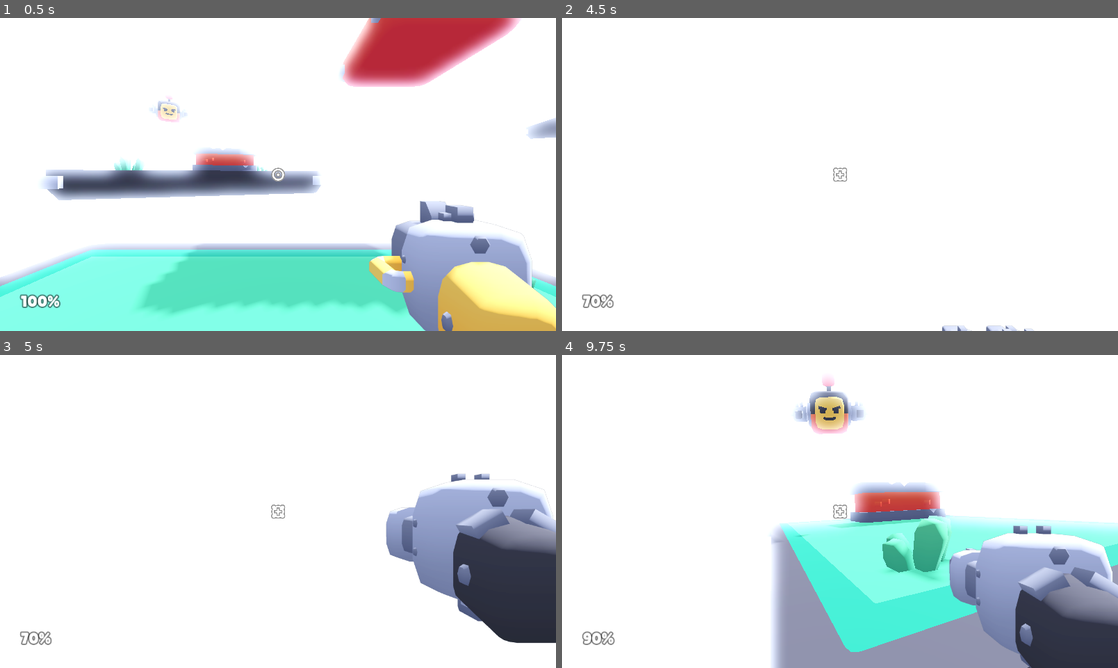
Above: before the commit, frames 1-4 (two rows, left to right).
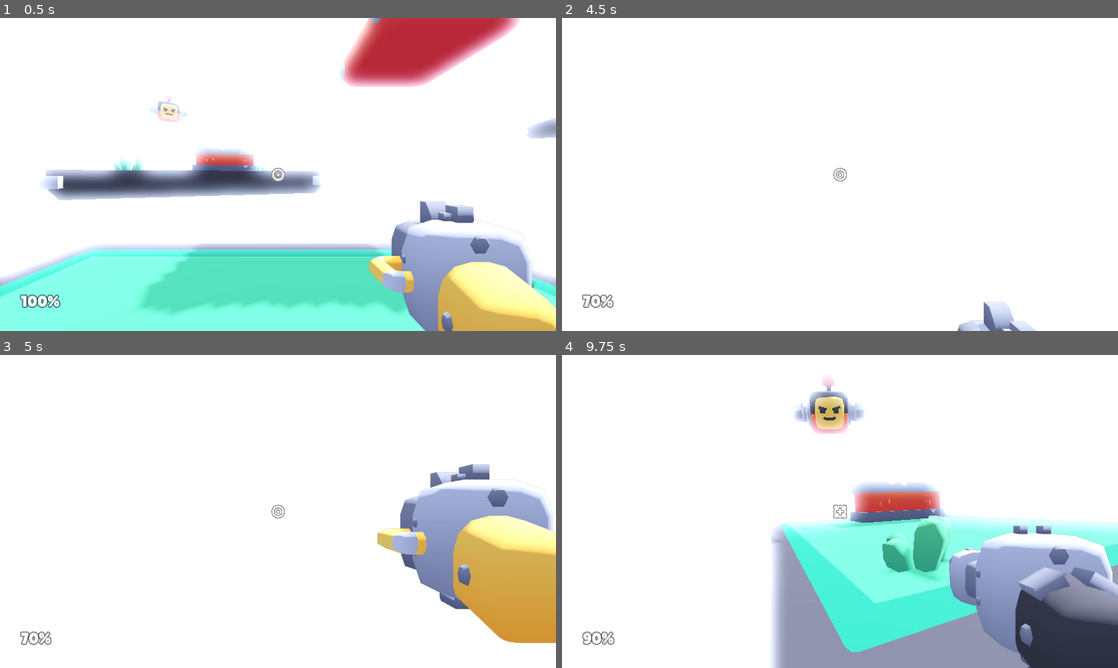
Above: after the commit, the same moments.

Repository: MarlonGamez/fps
Game: Godot game, scene res://scenes/main.tscn
The game is run twice, just before and just after one commit, with the same random seed, the same clock (stepped at 60 frames per second) and the same inputs.
Inputs (mouse positions are in pixels of both pictures, inside the frame that each line leads up to):
- Up to frame 1 (0.5 s): no input
- Up to frame 2 (4.5 s): move the mouse to (867, 174) at 0.52 s; hold W (move_forward) from 0.53 s (still down); click (867, 174) at 0.6 s; tap Space (jump) at 0.77, 1.52, 3.02, 3.77 s; move the mouse to (812, 174) at 1.27 s; tap E (weapon_toggle) at 1.35, 2.85, 4.35 s; move the mouse to (851, 168) at 2.02 s; click (851, 168) at 2.1 s; move the mouse to (834, 180) at 2.77 s; move the mouse to (878, 177) at 3.52 s; click (878, 177) at 3.6 s; move the mouse to (795, 171) at 4.27 s
- Up to frame 3 (5 s): keep holding W (move_forward); tap Space (jump) at 4.52 s
- Up to frame 4 (9.75 s): move the mouse to (845, 511) at 5.02 s; click (845, 511) at 5.1 s; move the mouse to (817, 505) at 5.77 s; release W (move_forward) at 5.78 s; hold D (move_right) 5.78-6.53 s; tap E (weapon_toggle) at 5.85, 7.35, 8.85 s; tap Space (jump) at 6.02, 6.77, 7.52, 9.02 s; move the mouse to (867, 511) at 6.52 s; hold W (move_forward) 6.53-8.78 s; click (867, 511) at 6.6 s; move the mouse to (812, 511) at 7.27 s; move the mouse to (851, 505) at 8.02 s; click (851, 505) at 8.1 s; move the mouse to (834, 517) at 8.77 s; hold A (move_left) 8.78-9.53 s; move the mouse to (878, 514) at 9.52 s; hold W (move_forward) from 9.53 s (still down); click (878, 514) at 9.6 s

Frame 1 is identical in both runs. In frame 2, 0.7% of the frame differs, in the area x 48-86%, y 47-100%; in frame 3, 8.3%, in the area x 48-100%, y 34-92%; in frame 4, less than 0.1%.

Commit message:
move to a projectile based system

Diff:
--- a/objects/bullet.gd
+++ b/objects/bullet.gd
@@ -1,12 +1,39 @@
-extends Node3D
+extends Area3D
 class_name Bullet
 
 var speed: float
+var grav: float
 var time_spawned: float
 var lifetime: float
+var damage: float
+var spawner_group: String
 
 func _process(delta):
-    position += transform.basis * Vector3(0, 0, -speed) * delta
-    if Time.get_unix_time_from_system() - time_spawned > lifetime:
-        if not is_queued_for_deletion():
-            queue_free()
+	var time_since_spawn: float = Time.get_unix_time_from_system() - time_spawned
+	position += transform.basis * Vector3(0, 0, -speed) * delta
+	position += transform.basis * Vector3(0, -grav, 0) * time_since_spawn * delta
+	if time_since_spawn > lifetime:
+		if not is_queued_for_deletion():
+			queue_free()
+
+func _on_body_entered(body: Node3D):
+	if body.is_in_group(spawner_group):
+		return
+
+	if body.has_method("damage"):
+		body.damage(damage)
+
+	print("Damage!")
+	# Creating an impact animation
+
+	var impact = preload("res://objects/impact.tscn")
+	var impact_instance = impact.instantiate()
+
+	impact_instance.play("shot")
+
+	get_tree().root.add_child(impact_instance)
+
+	impact_instance.position = global_position
+
+	if not is_queued_for_deletion():
+			queue_free()
--- a/objects/bullet.tscn
+++ b/objects/bullet.tscn
@@ -1,12 +1,20 @@
-[gd_scene load_steps=3 format=3 uid="uid://bbsfuir4lsstp"]
+[gd_scene load_steps=4 format=3 uid="uid://bbsfuir4lsstp"]
 
 [ext_resource type="Script" path="res://objects/bullet.gd" id="1_215e3"]
 
 [sub_resource type="BoxMesh" id="BoxMesh_57tg0"]
 size = Vector3(0.07, 0.07, 0.15)
 
-[node name="bullet" type="Node3D"]
+[sub_resource type="SphereShape3D" id="SphereShape3D_kvngo"]
+
+[node name="bullet" type="Area3D"]
 script = ExtResource("1_215e3")
 
 [node name="MeshInstance3D" type="MeshInstance3D" parent="."]
 mesh = SubResource("BoxMesh_57tg0")
+
+[node name="CollisionShape3D" type="CollisionShape3D" parent="."]
+transform = Transform3D(0.175, 0, 0, 0, 0.175, 0, 0, 0, 0.175, 0, 0, 0)
+shape = SubResource("SphereShape3D_kvngo")
+
+[connection signal="body_entered" from="." to="." method="_on_body_entered"]
--- a/objects/enemy.tscn
+++ b/objects/enemy.tscn
@@ -7,7 +7,7 @@
 [sub_resource type="SphereShape3D" id="SphereShape3D_iix87"]
 radius = 0.75
 
-[node name="enemy-flying" type="Area3D"]
+[node name="enemy-flying" type="CharacterBody3D"]
 script = ExtResource("1_jg24b")
 
 [node name="enemy-flying" parent="." instance=ExtResource("1_3v8nl")]
--- a/objects/impact.tscn
+++ b/objects/impact.tscn
@@ -42,6 +42,7 @@
 [node name="AnimatedSprite3D" type="AnimatedSprite3D"]
 cast_shadow = 0
 pixel_size = 0.0025
+billboard = 1
 double_sided = false
 no_depth_test = true
 sprite_frames = SubResource("SpriteFrames_nwydm")
--- a/objects/player.gd
+++ b/objects/player.gd
@@ -9,6 +9,7 @@
 
 var weapon: Weapon
 var weapon_index := 0
+
 var bullet = load("res://objects/bullet.tscn")
 var bullet_inst
 
@@ -219,36 +220,19 @@
 			raycast.target_position.y = offset_y
 
 			bullet_inst = bullet.instantiate()
-			bullet_inst.position = to_global(head.position + Vector3(offset_x, offset_y, 0))
-			bullet_inst.transform.basis = raycast.global_transform.basis
+			bullet_inst.look_at_from_position(head.global_position, to_global(head.position + camera.transform.translated_local(raycast.target_position).origin))
+			bullet_inst.position = head.global_position
 			bullet_inst.time_spawned = Time.get_unix_time_from_system()
 			bullet_inst.lifetime = weapon.bullet_lifetime
 			bullet_inst.speed = weapon.bullet_speed
+			bullet_inst.grav = weapon.bullet_grav
+			bullet_inst.damage = weapon.damage
+			bullet_inst.spawner_group= "player"
 			get_parent().add_child(bullet_inst)
 
-
-			raycast.force_raycast_update()
-
-			if !raycast.is_colliding(): continue # Don't create impact when raycast didn't hit
-
-			var collider = raycast.get_collider()
-
 			# Hitting an enemy
 
-			if collider.has_method("damage"):
-				collider.damage(weapon.damage)
-
-			# Creating an impact animation
-
-			var impact = preload("res://objects/impact.tscn")
-			var impact_instance = impact.instantiate()
-
-			impact_instance.play("shot")
-
-			get_tree().root.add_child(impact_instance)
-
-			impact_instance.position = raycast.get_collision_point() + (raycast.get_collision_normal() / 10)
-			impact_instance.look_at(camera.global_transform.origin, Vector3.UP, true)
+
 
 # Toggle between available weapons (listed in 'weapons')
 
--- a/objects/player.tscn
+++ b/objects/player.tscn
@@ -1,20 +1,21 @@
-[gd_scene load_steps=8 format=3 uid="uid://dl2ed4gkybggf"]
+[gd_scene load_steps=9 format=3 uid="uid://dl2ed4gkybggf"]
 
 [ext_resource type="Script" path="res://objects/player.gd" id="1_ffboj"]
 [ext_resource type="Resource" uid="uid://cu2gtxlcmbb34" path="res://weapons/blaster-repeater.tres" id="2_6epbw"]
 [ext_resource type="Texture2D" uid="uid://8ggihh27mlrr" path="res://sprites/blob_shadow.png" id="2_b0fo8"]
 [ext_resource type="Resource" uid="uid://c56y8pqoyk15f" path="res://weapons/blaster.tres" id="3_kr4p8"]
 [ext_resource type="SpriteFrames" uid="uid://dbv3sy5qjatnl" path="res://sprites/burst_animation.tres" id="4_m6ukc"]
+[ext_resource type="Resource" uid="uid://dmmfjbxcncndv" path="res://weapons/bow.tres" id="4_mmqxp"]
 [ext_resource type="AudioStream" uid="uid://cydjn1ct3hps2" path="res://sounds/walking.ogg" id="5_ics1s"]
 
 [sub_resource type="CapsuleShape3D" id="CapsuleShape3D_gdq8c"]
 radius = 0.3
 height = 1.0
 
-[node name="Player" type="CharacterBody3D"]
+[node name="Player" type="CharacterBody3D" groups=["player"]]
 transform = Transform3D(1, 0, 0, 0, 1, 0, 0, 0, 1, 0, 0.5, 0)
 script = ExtResource("1_ffboj")
-weapons = Array[Resource("res://scripts/weapon.gd")]([ExtResource("3_kr4p8"), ExtResource("2_6epbw")])
+weapons = Array[Resource("res://scripts/weapon.gd")]([ExtResource("3_kr4p8"), ExtResource("2_6epbw"), ExtResource("4_mmqxp")])
 
 [node name="Collider" type="CollisionShape3D" parent="."]
 transform = Transform3D(1, 0, 0, 0, 1, 0, 0, 0, 1, 0, 0.55, 0)
--- a/project.godot
+++ b/project.godot
@@ -10,12 +10,11 @@
 
 [application]
 
-config/name="Starter Kit FPS"
+config/name="fps"
 config/tags=PackedStringArray("starterkit")
 run/main_scene="res://scenes/main.tscn"
 config/features=PackedStringArray("4.1", "Forward Plus")
-boot_splash/bg_color=Color(0.92549, 0.92549, 0.960784, 1)
-boot_splash/image="res://splash-screen.png"
+boot_splash/show_image=false
 config/icon="res://icon.png"
 
 [autoload]
--- a/scripts/weapon.gd
+++ b/scripts/weapon.gd
@@ -10,7 +10,7 @@
 @export var bullet_model: PackedScene # Model of the bullet
 
 @export_subgroup("Properties")
-@export_range(0.1, 1) var cooldown: float = 0.1  # Firerate
+@export_range(0, 1) var cooldown: float = 0.1  # Firerate
 @export_range(1, 20) var max_distance: int = 10  # Fire distance
 @export_range(0, 100) var damage: float = 25  # Damage per hit
 @export_range(0, 5) var spread: float = 0  # Spread of each shot
@@ -18,6 +18,7 @@
 @export_range(0, 50) var knockback: int = 20  # Amount of knockback
 
 @export_range(1, 50) var bullet_speed: float = 1.0 # Speed of fired bullet
+@export_range(0, 50) var bullet_grav: float = 0.0 # Gravity of the fired bullet
 @export_range(0, 50) var bullet_lifetime: float = 1.0 # Lifetime of fired bullet
 
 @export_subgroup("Sounds")
--- a/weapons/blaster-repeater.tres
+++ b/weapons/blaster-repeater.tres
@@ -12,11 +12,12 @@
 muzzle_position = Vector3(0.1, -0.4, 1.5)
 cooldown = 0.1
 max_distance = 10
-damage = 10.0
+damage = 14.0
 spread = 0.237
 shot_count = 1
 knockback = 10
-bullet_speed = 23.54
+bullet_speed = 30.0
+bullet_grav = 0.0
 bullet_lifetime = 2.75
 sound_shoot = "sounds/blaster_repeater.ogg"
 crosshair = ExtResource("1_hoqei")
--- a/weapons/blaster.tres
+++ b/weapons/blaster.tres
@@ -10,13 +10,14 @@
 position = Vector3(0, 0, 0)
 rotation = Vector3(0, 180, 0)
 muzzle_position = Vector3(0.1, -0.4, 1.5)
-cooldown = 0.25
+cooldown = 0.75
 max_distance = 10
-damage = 25.0
+damage = 15.0
 spread = 1.0
 shot_count = 5
 knockback = 40
 bullet_speed = 20.233
+bullet_grav = 0.0
 bullet_lifetime = 1.0
 sound_shoot = "sounds/blaster.ogg"
 crosshair = ExtResource("1_2onsr")
--- /dev/null
+++ b/weapons/bow.tres
@@ -0,0 +1,23 @@
+[gd_resource type="Resource" script_class="Weapon" load_steps=4 format=3 uid="uid://dmmfjbxcncndv"]
+
+[ext_resource type="Texture2D" uid="uid://2jld33y6h5pq" path="res://sprites/crosshair.png" id="1_jva0t"]
+[ext_resource type="PackedScene" uid="uid://b2p7bbkuxf7m" path="res://models/blaster.glb" id="2_yuyan"]
+[ext_resource type="Script" path="res://scripts/weapon.gd" id="3_cuk8r"]
+
+[resource]
+script = ExtResource("3_cuk8r")
+model = ExtResource("2_yuyan")
+position = Vector3(0, 0, 0)
+rotation = Vector3(0, 180, 0)
+muzzle_position = Vector3(0.1, -0.4, 1.5)
+cooldown = 1.0
+max_distance = 20
+damage = 47.738
+spread = 0.127
+shot_count = 1
+knockback = 40
+bullet_speed = 20.233
+bullet_grav = 10.593
+bullet_lifetime = 10.226
+sound_shoot = "sounds/blaster.ogg"
+crosshair = ExtResource("1_jva0t")
--- /dev/null
+++ b/weapons/smg.tres
@@ -0,0 +1,20 @@
+[gd_resource type="Resource" script_class="Weapon" load_steps=3 format=3 uid="uid://uhve3madfm8n"]
+
+[ext_resource type="PackedScene" uid="uid://dd3oln1ucgqpd" path="res://models/blaster-repeater.glb" id="1_lr2bq"]
+[ext_resource type="Script" path="res://scripts/weapon.gd" id="2_ukn8t"]
+
+[resource]
+script = ExtResource("2_ukn8t")
+model = ExtResource("1_lr2bq")
+position = Vector3(0, 0, 0)
+rotation = Vector3(0, 0, 0)
+muzzle_position = Vector3(0.1, -0.4, 1.5)
+cooldown = 0.06
+max_distance = 10
+damage = 9.0
+spread = 1.112
+shot_count = 1
+knockback = 5
+bullet_speed = 30.0
+bullet_lifetime = 1.0
+sound_shoot = "sounds/blaster_repeater.ogg"
Binary file removed: splash-screen.png
Not shown, removed: splash-screen.png.import
